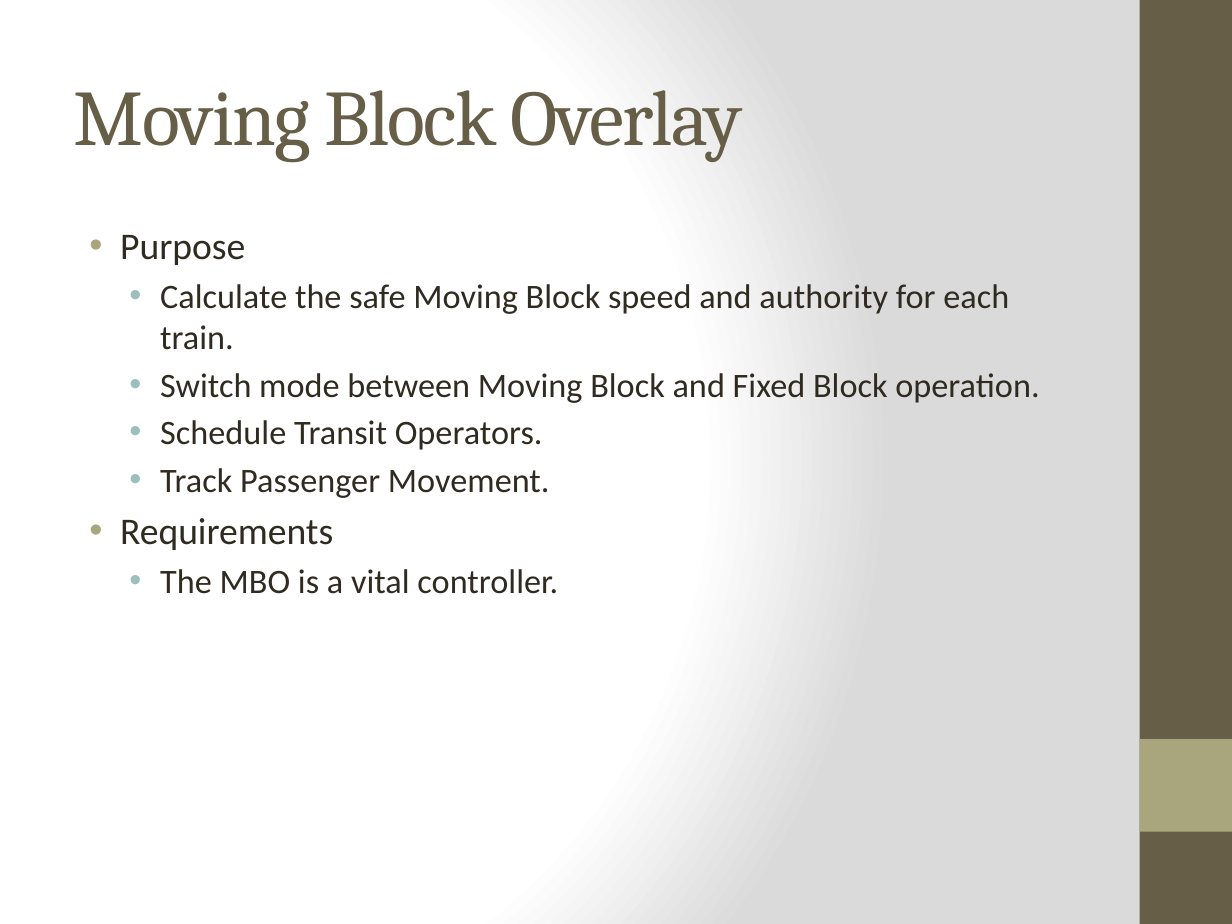
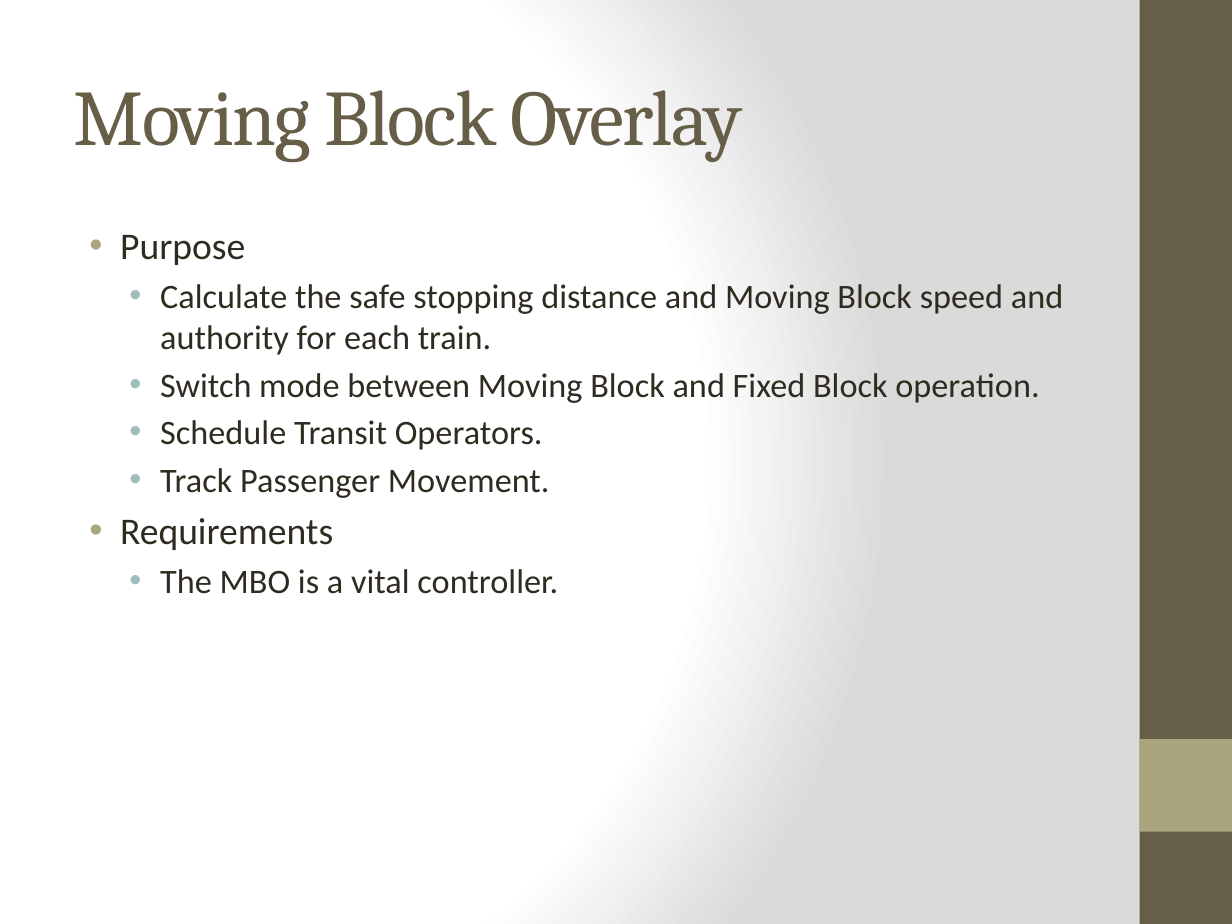
Before and after one commit to meylingtaing/COE1186, a slide deck: slide 4 of Design Review/DesignReview.pptx. Drawn at 1232x924 pixels with LibreOffice and Linux fonts; fonts in the diff are those of the drawing. Boxes give left, top, right and bottom in pixels: in the first picture for what was removed or moved away, otherwise in the second. Text is boxed around its words. In the diff, an @@ line names an element or a change of style, - is before the commit and + after.

```diff
--- a/Design Review/DesignReview.pptx
+++ b/Design Review/DesignReview.pptx
@@ text at (160, 284, 1063, 355): text changed @@
-  • Calculate the safe Moving Block speed and authority for each train.
+  • Calculate the safe stopping distance and Moving Block speed and authority for each train.
```
Also in this commit, not shown: 2 other slides changed.
